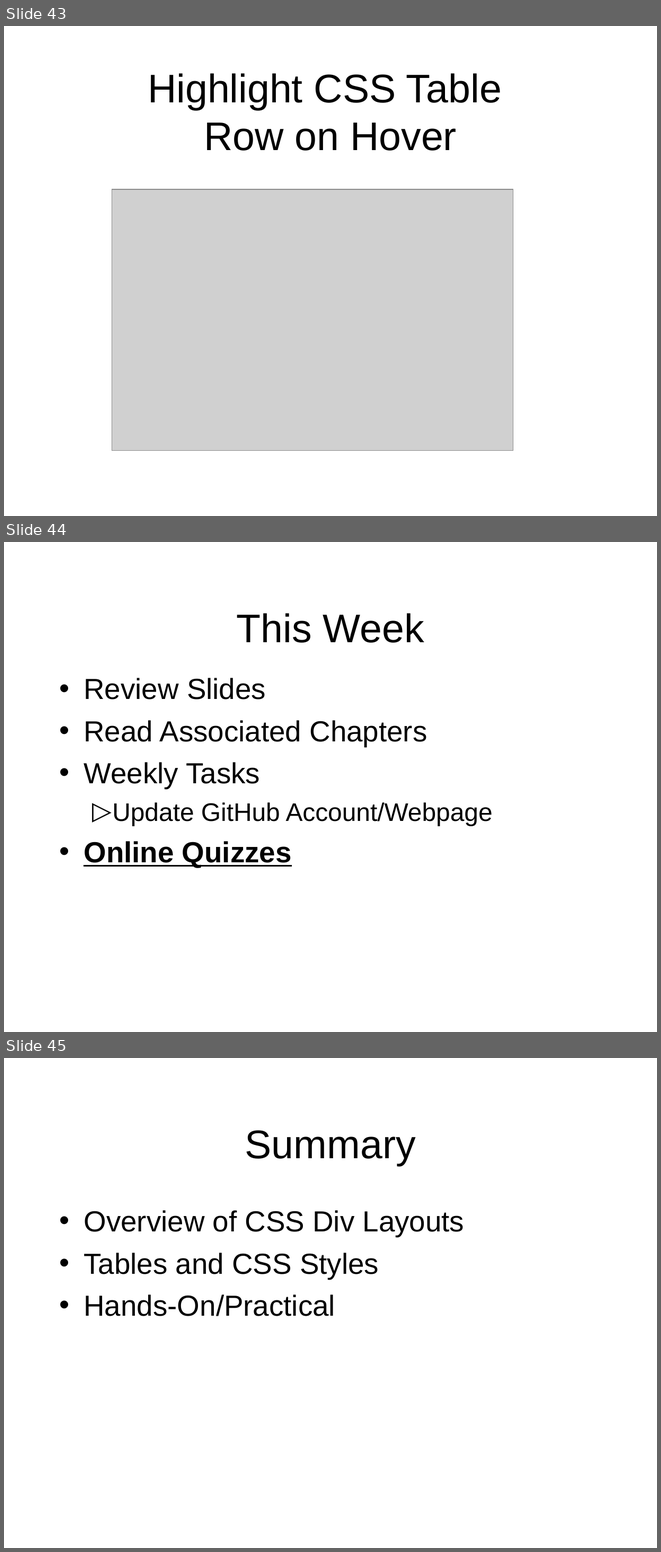
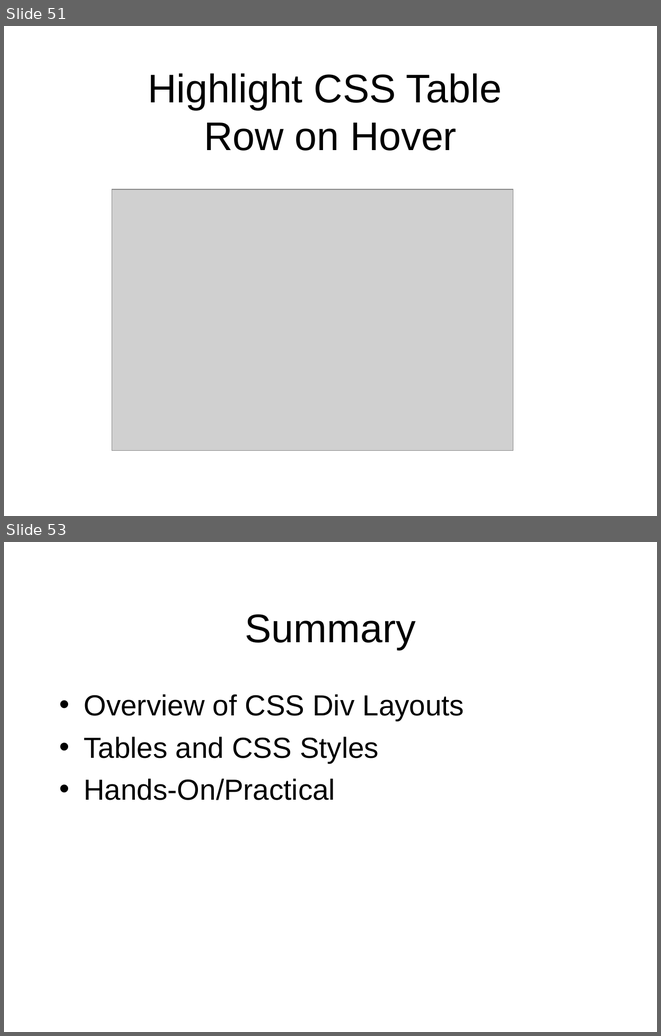
Before and after one commit to octaviordz/zjnu2017.github.io, a slide deck: WAD/lectures/070--CSS.Div.Layout.pptx. Shown one above the other, each under a label of ours: slides 43, 44 and 45 before the commit, slides 51 and 53 after it; the slides between them are not shown. The pictures are 661x1552 and 661x1036 pixels, drawn with LibreOffice and Linux fonts; fonts in the diff are those of the drawing; grey boxes stand for pictures. Boxes give left, top, right and bottom in pixels: in the first picture for what was removed or moved away, otherwise in the second. Text is boxed around its words. In the diff, an @@ line names an element or a change of style, - is before the commit and + after.

```diff
--- a/WAD/lectures/070--CSS.Div.Layout.pptx
+++ b/WAD/lectures/070--CSS.Div.Layout.pptx
@@ slide 44 removed at (x1=4, y1=542, x2=657, y2=1032), background #FFFFFF @@
@@ text removed at (x1=237, y1=613, x2=424, y2=643) @@
-This Week
@@ text removed at (x1=84, y1=678, x2=493, y2=867) @@
-• Review Slides
-• Read Associated Chapters
-• Weekly Tasks
-  ▷ Update GitHub Account/Webpage
-• Online Quizzes
@@ what was slide 43 is now slide 51 @@
@@ what was slide 45 is now slide 53 @@
```
Also in this commit, not shown: 5 slides changed, 12 slides added, 1 other slide removed.
